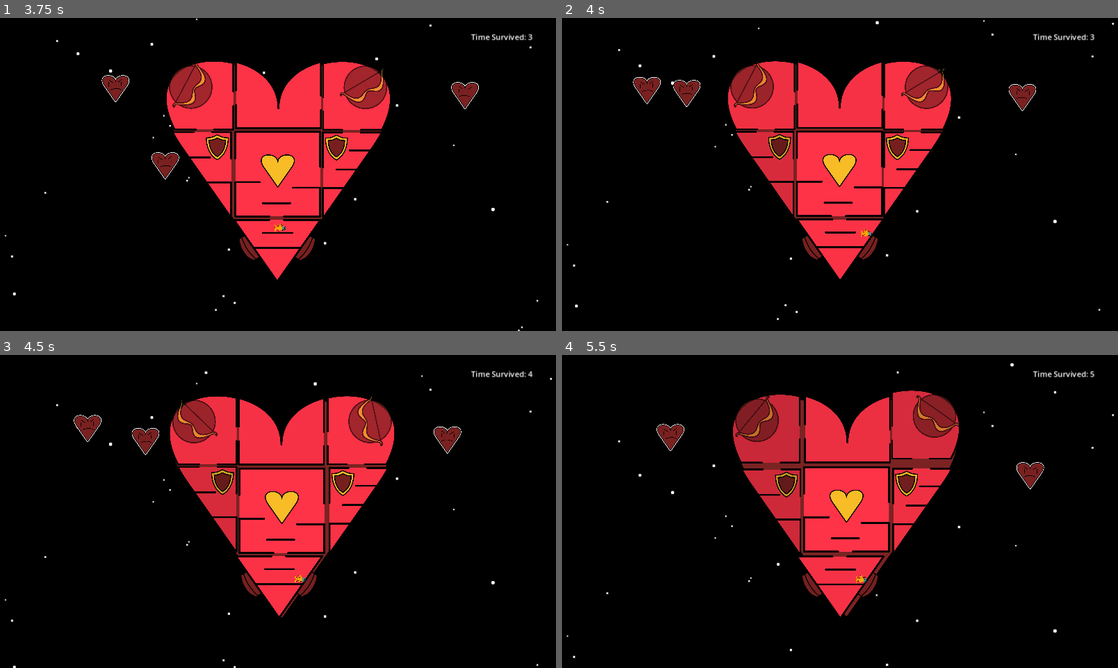
Above: before the commit, frames 1-4 (two rows, left to right).
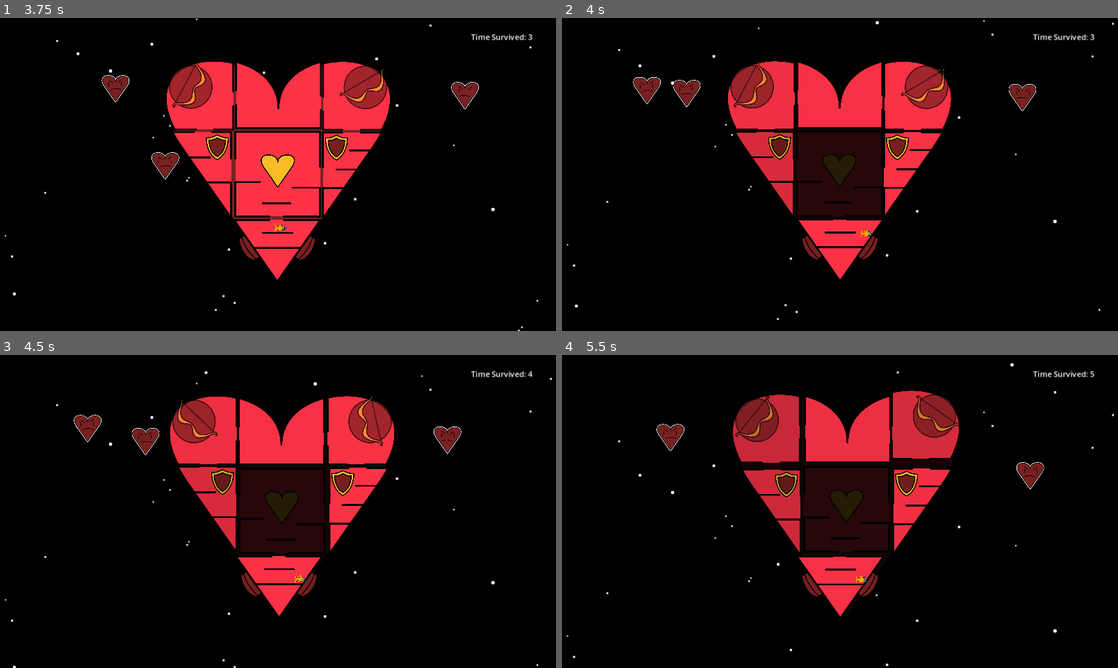
Above: after the commit, the same moments.

Repository: BreannaBre/GodotProject
Game: Godot game, scene res://scenes/main.tscn
Two runs of this game, one before a commit and one after it. Both use one fixed random seed, a clock stepped at 60 frames per second and the inputs below.
Inputs (mouse positions are in pixels of both pictures, inside the frame that each line leads up to):
- Up to frame 1 (3.75 s): move the mouse to (400, 158) at 0.52 s; hold Right (Player1Right) 0.53-1.25 s; tap / (Player1Interact) at 0.6, 2.1, 3.6 s; click (400, 158) at 0.67 s; tap Up (Player1Jump) at 0.77 s; drag from (166, 190) to (278, 174) at 1.27 s; move the mouse to (333, 105) at 2.02 s; hold Left (Player1Left) 2.03-2.75 s; drag from (250, 237) to (189, 174) at 2.77 s; move the mouse to (444, 221) at 3.52 s; hold Right (Player1Right) from 3.53 s (still down)
- Up to frame 2 (4 s): keep holding Right (Player1Right); tap Up (Player1Jump) at 3.77 s
- Up to frame 3 (4.5 s): release Right (Player1Right) at 4.25 s; drag from (111, 464) to (222, 483) at 4.27 s
- Up to frame 4 (5.5 s): move the mouse to (867, 511) at 5.02 s; hold Right (Player1Right) from 5.03 s (still down); tap / (Player1Interact) at 5.1 s; click (867, 511) at 5.17 s

Frame 1 is identical in both runs. In frame 2, 4.3% of the frame differs, in the area x 31-69%, y 14-65%; in frame 3, 4.6%; in frame 4, 5.2%, in the area x 32-71%, y 14-84%.
Error after the commit: Invalid call. Nonexistent function 'set_time' in base 'PackedScene'. (res://src/core.gd:16)

Commit message:
Game over scene (unfinished)

Diff:
--- a/scenes/game_over_screen.tscn
+++ b/scenes/game_over_screen.tscn
@@ -1,15 +1,17 @@
 [gd_scene load_steps=7 format=3 uid="uid://dqr2ova5jxyuf"]
 
+[ext_resource type="Script" path="res://src/game_over_process.gd" id="1_p0bc8"]
 [ext_resource type="Texture2D" uid="uid://djiiknuwh4t66" path="res://assets/background_starry.png" id="1_q2qka"]
 [ext_resource type="Texture2D" uid="uid://drsf71xa1icuq" path="res://assets/rooms/heart_ship_left.svg" id="2_1ajhf"]
 [ext_resource type="Texture2D" uid="uid://b6l5ks2p5r2qk" path="res://assets/misc/shield_charging.svg" id="3_0uxya"]
 [ext_resource type="Texture2D" uid="uid://bxg5cmsk2tm2h" path="res://assets/rooms/heart_ship_bg.svg" id="4_2seg0"]
 [ext_resource type="Texture2D" uid="uid://dg78g2bo78amu" path="res://assets/fishcat.png" id="5_x1uov"]
-[ext_resource type="Script" path="res://src/score.gd" id="5_xkdsx"]
 
-[node name="GameOverScreen" type="Node2D"]
+[node name="GameOverScreen" type="Node2D" node_paths=PackedStringArray("label")]
 z_index = 6
 z_as_relative = false
+script = ExtResource("1_p0bc8")
+label = NodePath("FinalScore")
 
 [node name="Background" type="Sprite2D" parent="."]
 position = Vector2(576, 324)
@@ -54,4 +56,3 @@
 offset_bottom = 414.0
 theme_override_font_sizes/font_size = 80
 text = "Time Survived: 80"
-script = ExtResource("5_xkdsx")
--- a/scenes/main.tscn
+++ b/scenes/main.tscn
@@ -25,6 +25,7 @@
 shape = SubResource("RectangleShape2D_wefyx")
 
 [node name="Score" type="Label" parent="."]
+unique_name_in_owner = true
 offset_left = 976.0
 offset_top = 28.0
 offset_right = 1016.0
--- a/src/core.gd
+++ b/src/core.gd
@@ -1,14 +1,20 @@
 class_name Core
 extends Room
 
+var game_over_scene := preload("res://scenes/game_over_screen.tscn")
+
 func _ready() -> void:
+	max_breakaway = 1
 	var body_unsafe := get_node("%Body")
 	assert(body_unsafe is RigidBody2D, "Somebody's been mucking with the core nodes")
 	body = body_unsafe as RigidBody2D
 	default_ready()
 
-#func _process(delta: float) -> void:
-	#default_process(delta)
+func _process(delta: float) -> void:
+	default_process(delta)
+	if breakaway > max_breakaway:
+		game_over_scene.set_time(100) # TODO: Change this to scene timer value and figure out why it doesnt work
+		get_tree().change_scene_to_packed(game_over_scene)
 #
 #func _physics_process(delta: float) -> void:
 	#default_physics_process(delta)
--- /dev/null
+++ b/src/game_over_process.gd
@@ -0,0 +1,11 @@
+extends Node2D
+
+@export var label: Label
+var timer := 0.0
+
+func _ready() -> void:
+	label.text = "Time Survived:"
+
+func set_time(value: float) -> void:
+	timer = value
+	label.text = "Time Survived: " + str(value)
--- a/src/score.gd
+++ b/src/score.gd
@@ -11,5 +11,3 @@
 func _process(delta: float) -> void:
 	time += delta
 	text = "Time Survived: " + str(int(time))
-
-#TODO: need function to stop time when game ends
